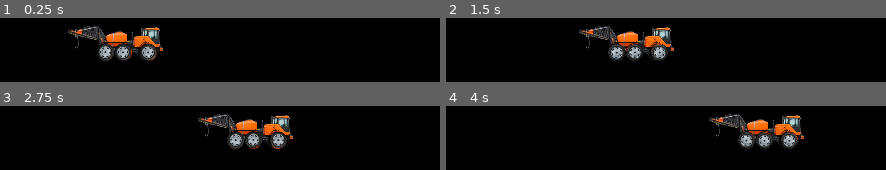
Above: before the commit, frames 1-4 (two rows, left to right).
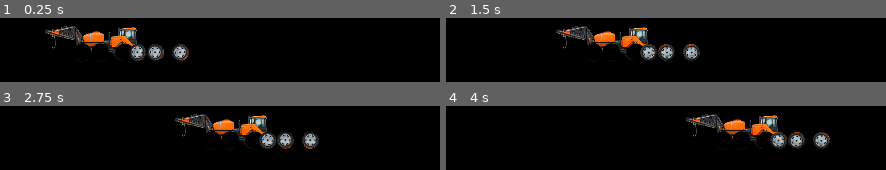
Above: after the commit, the same moments.

Repository: maillunex-lang/afktuman
Game: Godot game, scene res://scenes/main.tscn
Same seed, same stepped clock (60 frames per second), same inputs: the game is played once before the commit and once after it.
Inputs (mouse positions are in pixels of both pictures, inside the frame that each line leads up to):
- Up to frame 1 (0.25 s): no input
- Up to frame 2 (1.5 s): tap Enter at 0.5 s; move the mouse to (762, 46) at 0.52 s; click (762, 46) at 0.67 s; move the mouse to (578, 53) at 1.27 s; click (578, 53) at 1.42 s
- Up to frame 3 (2.75 s): move the mouse to (264, 123) at 2.02 s; click (264, 123) at 2.17 s
- Up to frame 4 (4 s): move the mouse to (644, 150) at 2.77 s; click (644, 150) at 2.92 s; move the mouse to (798, 147) at 3.52 s; click (798, 147) at 3.67 s

The runs differ from the first frame. In frame 1, 8.8% of the frame differs, in the area x 10-43%, y 12-69%; in frame 2, 8.9%; in frame 3, 8.8%; in frame 4, 8.9%, in the area x 54-88%, y 12-69%.

Commit message:
Fix sprayer teleport on reversal by centering mirrored sprite and bounds

Diff:
--- a/godot/scripts/overlay_demo.gd
+++ b/godot/scripts/overlay_demo.gd
@@ -9,7 +9,7 @@
 const EDGE_MARGIN := 2
 const TASKBAR_OVERLAP := 14
 var last_usable_rect := Rect2i()
-var tractor_x := 30.0
+var tractor_x := 80.0
 var direction := 1.0
 var wheel_phase := 0.0
 var overlay_enabled := true
@@ -51,11 +51,14 @@
         return
     tractor_x += direction * SPEED * delta
     wheel_phase += delta * 8.0
-    if tractor_x > float(WINDOW_WIDTH) - 105.0:
-        tractor_x = float(WINDOW_WIDTH) - 105.0
+    # Center-based movement. Flipping around the center never shifts the sprite.
+    var right_bound := float(WINDOW_WIDTH) - 65.0
+    var left_bound := 65.0
+    if tractor_x >= right_bound:
+        tractor_x = right_bound
         direction = -1.0
-    elif tractor_x < 15.0:
-        tractor_x = 15.0
+    elif tractor_x <= left_bound:
+        tractor_x = left_bound
         direction = 1.0
     queue_redraw()
 
@@ -69,7 +72,7 @@
     var x := tractor_x
     # Wheels visually overlap the taskbar top by a few pixels.
     var y := 30.0
-    draw_set_transform(Vector2(x + 55.0, y), 0.0, Vector2(direction * SPRAYER_SCALE, SPRAYER_SCALE))
+    draw_set_transform(Vector2(x, y), 0.0, Vector2(direction * SPRAYER_SCALE, SPRAYER_SCALE))
     if sprayer_atlas != null:
         _draw_atlas_sprayer()
         draw_set_transform(Vector2.ZERO)
@@ -179,7 +182,8 @@
     quit_button.text = "Выход из игры"
     quit_button.pressed.connect(func() -> void: get_tree().quit())
     layout.add_child(quit_button)
-    if not tray_available:
+    # Garage remains hidden when a tray icon is available.
+    if not DisplayServer.has_feature(DisplayServer.FEATURE_STATUS_INDICATOR):
         garage.show()
 
 func _toggle_overlay() -> void:
@@ -277,14 +281,14 @@
     # Draw inside the existing 0.40 transform, producing ~100 px vehicle.
     var width := 250.0
     var height := width * 614.0 / 1536.0
-    var left := -80.0
+    var left := -125.0
     var top := -height + 39.0
     draw_texture_rect(sprayer_body, Rect2(left, top, width, height), false)
     var centers := [Vector2(609, 442), Vector2(884, 440), Vector2(1266, 442)]
     for i in range(3):
         var center := Vector2(left + centers[i].x * width / 1536.0, top + centers[i].y * height / 614.0)
         var wheel_size := 2.0 * 138.0 * width / 1536.0
-        draw_set_transform(Vector2(tractor_x + 55.0, 30.0) + Vector2(direction * SPRAYER_SCALE * center.x, SPRAYER_SCALE * center.y), wheel_phase * direction, Vector2(direction * SPRAYER_SCALE, SPRAYER_SCALE))
+        draw_set_transform(Vector2(tractor_x, 30.0) + Vector2(direction * SPRAYER_SCALE * center.x, SPRAYER_SCALE * center.y), wheel_phase * direction, Vector2(direction * SPRAYER_SCALE, SPRAYER_SCALE))
         draw_texture_rect(sprayer_wheels[i], Rect2(-wheel_size * 0.5, -wheel_size * 0.5, wheel_size, wheel_size), false)
     draw_set_transform(Vector2(tractor_x + 55.0, 30.0), 0.0, Vector2(direction * SPRAYER_SCALE, SPRAYER_SCALE))
 
@@ -293,7 +297,7 @@
     # Draw body at ~100px on screen and animate each wheel separately.
     var body_rect := Rect2(0, 0, 256, 102)
     var local_size := Vector2(250, 100)
-    var origin := Vector2(-80, -61)
+    var origin := Vector2(-125, -61)
     draw_texture_rect_region(sprayer_atlas, Rect2(origin, local_size), body_rect)
     var centers := [Vector2(609, 442), Vector2(884, 440), Vector2(1266, 442)]
     for i in range(3):
